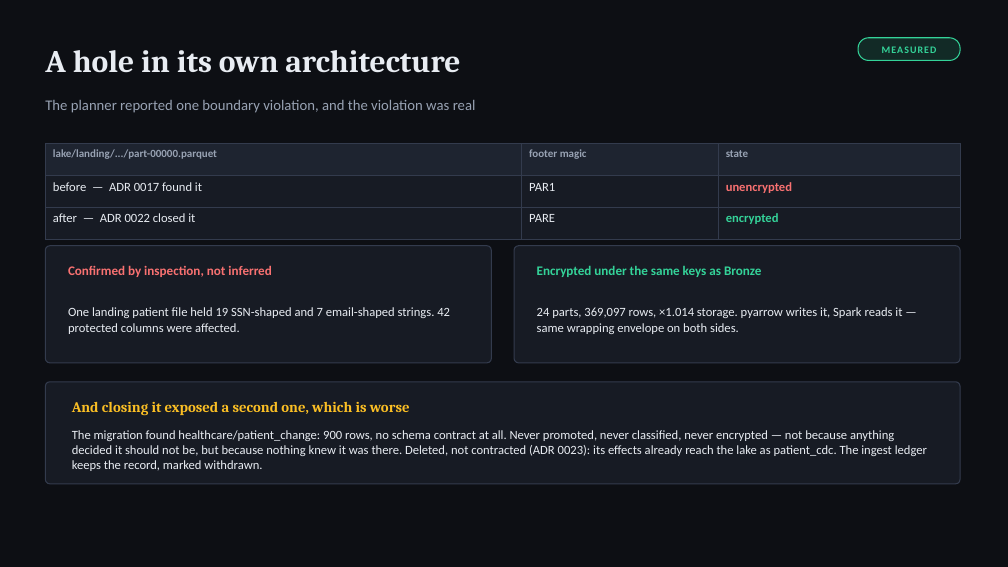
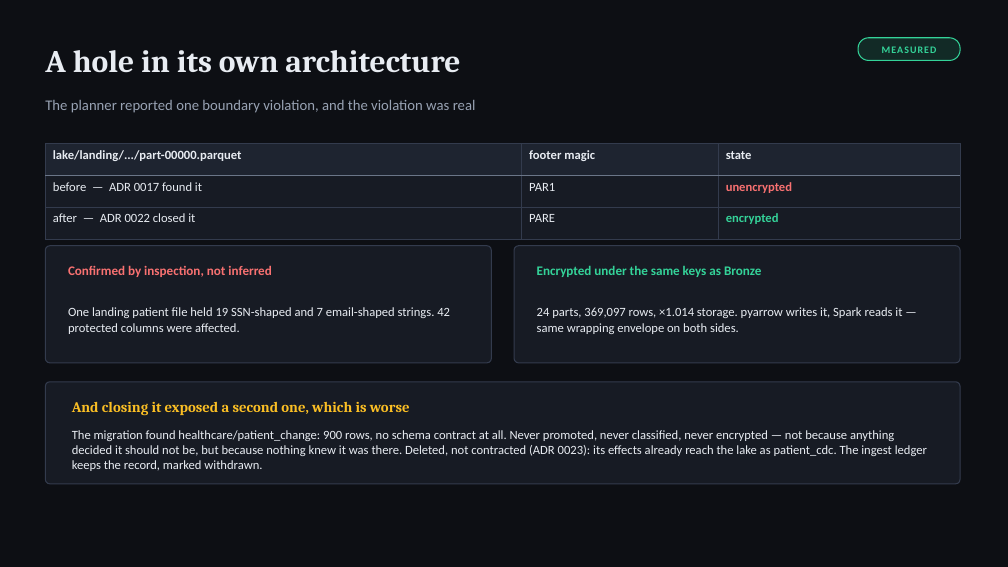
Before and after one commit to arpittomar246/confidentia, a slide deck: slide 11 of docs/report/confidentia-viva.pptx. Drawn at 1008x567 pixels with LibreOffice and Linux fonts; fonts in the diff are those of the drawing. Boxes give left, top, right and bottom in pixels: in the first picture for what was removed or moved away, otherwise in the second. Text is boxed around its words. In the diff, an @@ line names an element or a change of style, - is before the commit and + after.

```diff
--- a/docs/report/confidentia-viva.pptx
+++ b/docs/report/confidentia-viva.pptx
@@ table at [45,144,960,228] @@
@@ size 10.5 to 12 pt, text colour #98A2B3 to #E8ECF2 in "lake/landing/.../part-00000.parquet", "footer magic", "state" @@
@@ borders changed @@
```
Also in this commit, not shown: 5 other slides changed, 1 other file.
